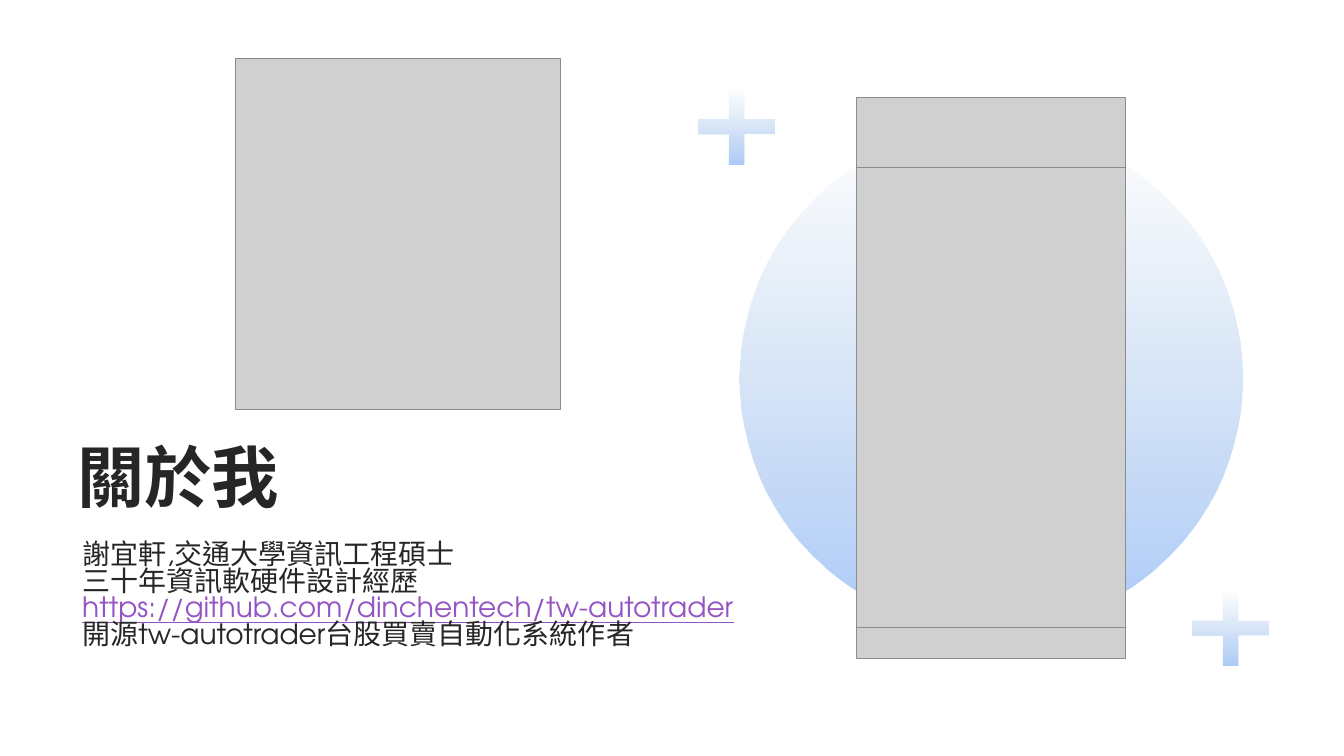
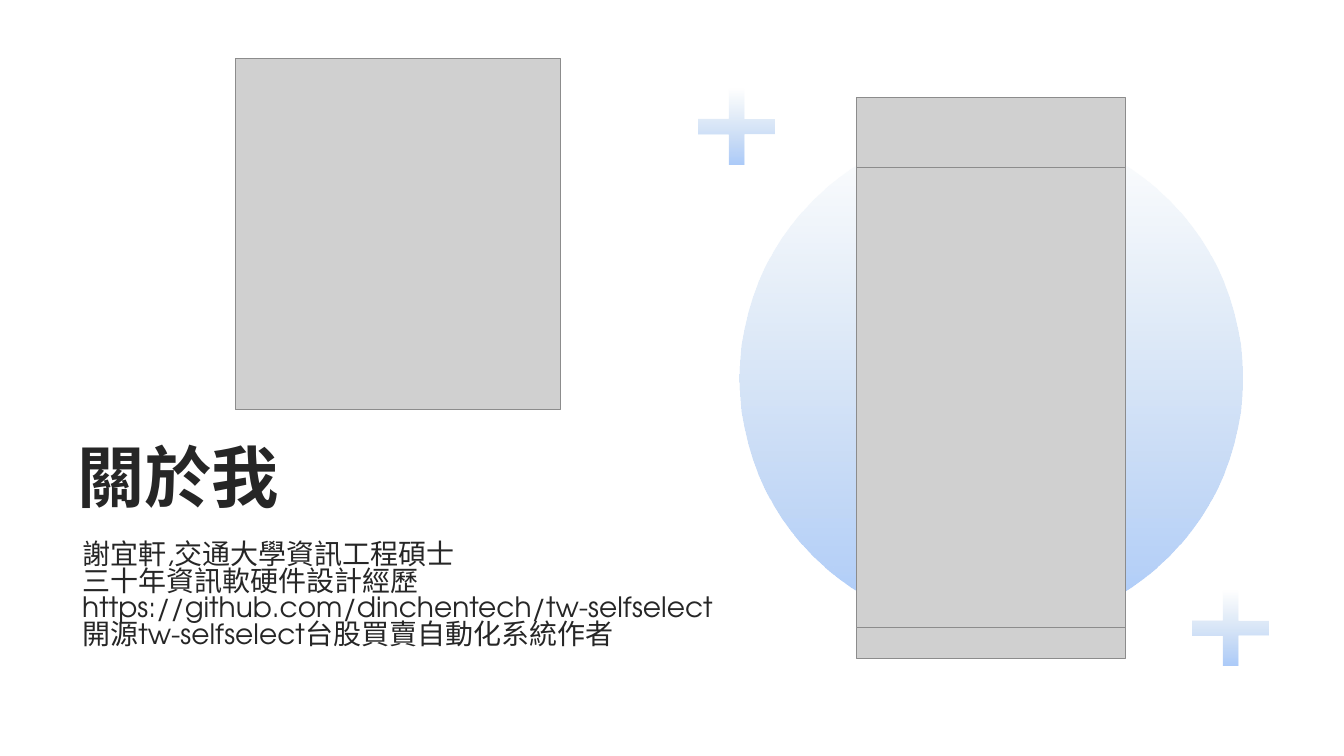
Before and after one commit to dinchentech/tw-selfselect, a slide deck: slide 3 of plans/ppt/TW-SELFSELECT台股買賣自動化系統-W1-講稿版.pptx. Drawn at 1344x756 pixels with LibreOffice and Linux fonts; fonts in the diff are those of the drawing; grey boxes stand for pictures; background and template pictures are left out. Boxes give left, top, right and bottom in pixels: in the first picture for what was removed or moved away, otherwise in the second. Text is boxed around its words. In the diff, an @@ line names an element or a change of style, - is before the commit and + after.

Commit message:
plans/ppt：清掉投影片中指向 tw-autotrader 的殘留（git/作者/資料夾/VM 命名範例）
- W1 s3：GitHub repo 改指 tw-selfselect、作者文案同步
- W1 s7：儀表板網址保留（母專案真實頁面，tw-selfselect 尚無 Pages），加註「母專案示範儀表板」
- W1 s14–16：VM 命名教學範例 tw-autotrader→tw-selfselect，並註明實例名可自取、.env 的 SYNC_VM_NAME 要一致
- W2 s2/s12/s14/s17：舊資料夾改中性描述；VM 實例圖與 ssh 指令改用 tw-selfselect（附名稱一致提醒）
- W6 s12：gcloud 輸出示例改為 tw-selfselect
- 掃描後僅剩 W1 s7 的母專案儀表板網址 2 處（刻意保留）

```diff
--- a/plans/ppt/TW-SELFSELECT台股買賣自動化系統-W1-講稿版.pptx
+++ b/plans/ppt/TW-SELFSELECT台股買賣自動化系統-W1-講稿版.pptx
@@ text at [82,540,713,647]: text changed @@
-謝宜軒,交通大學資訊工程碩士
-三十年資訊軟硬件設計經歷
-https://github.com/dinchentech/tw-autotrader
-開源tw-autotrader台股買賣自動化系統作者
+謝宜軒,交通大學資訊工程碩士
+三十年資訊軟硬件設計經歷
+https://github.com/dinchentech/tw-selfselect
+開源tw-selfselect台股買賣自動化系統作者
```
Also in this commit, not shown: 4 other slides changed, 2 other files.
